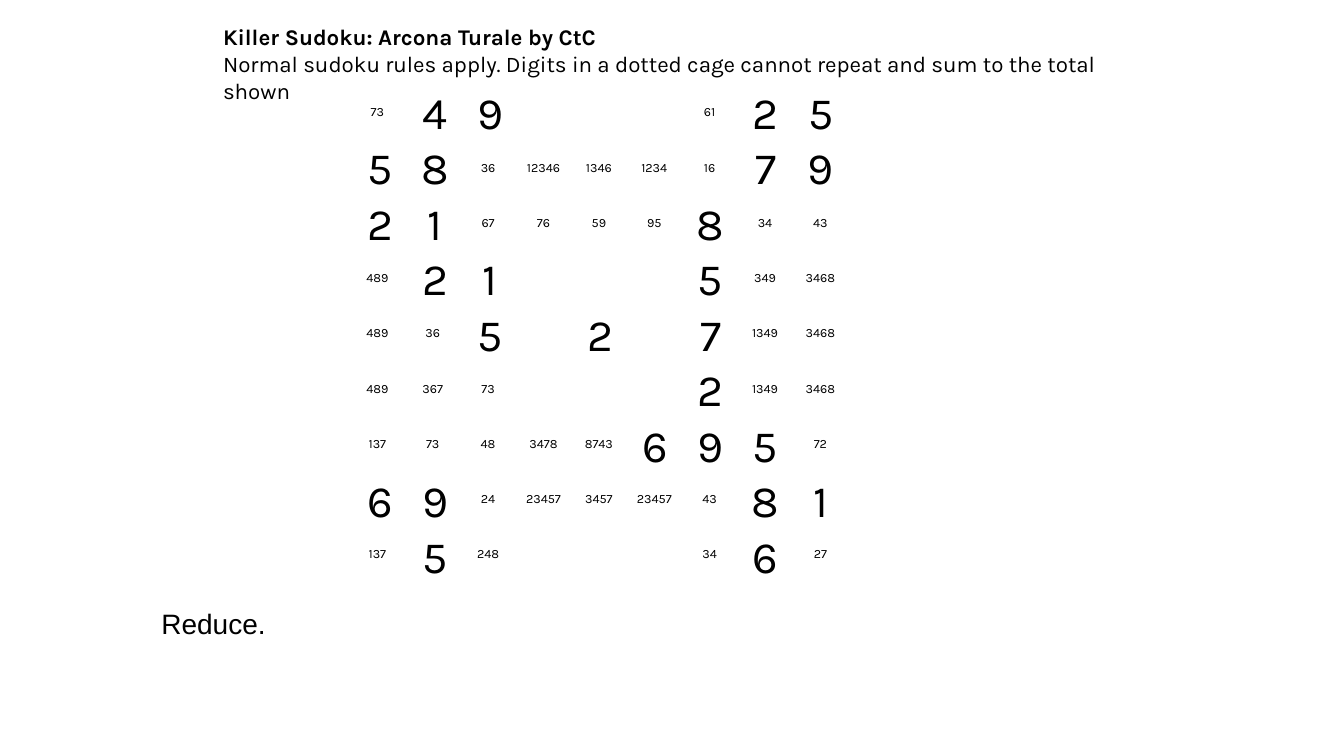
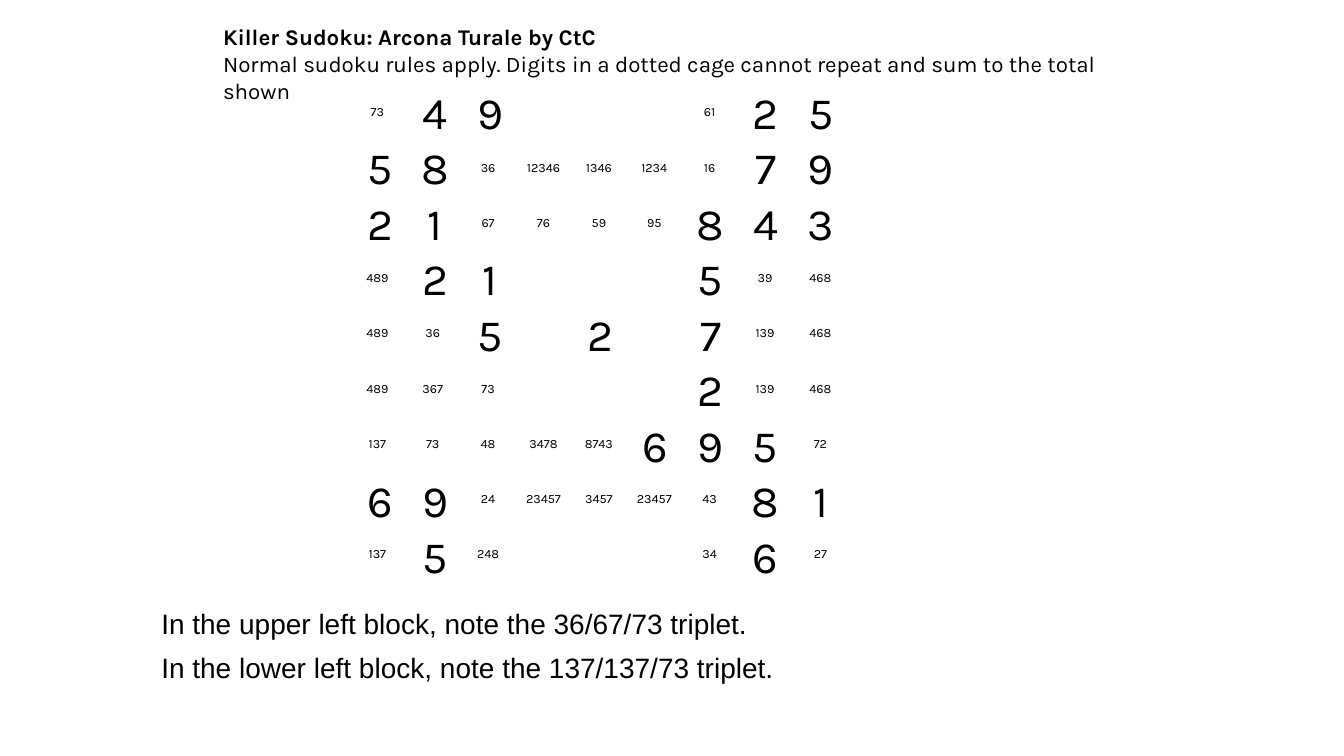
Before and after one commit to jhardis/WSJ_Number_Puzzles, a slide deck: slide 47 of 20261003_1.pptx (slide 46 before the commit). Drawn at 1344x756 pixels with LibreOffice and Linux fonts; fonts in the diff are those of the drawing; background and template pictures are left out. Boxes give left, top, right and bottom in pixels: in the first picture for what was removed or moved away, otherwise in the second. Text is boxed around its words. In the diff, an @@ line names an element or a change of style, - is before the commit and + after.

```diff
--- a/20261003_1.pptx
+++ b/20261003_1.pptx
@@ text added at (753, 211, 778, 240), 32 pt, text #000000 @@
+4
@@ text removed at (758, 219, 772, 227) @@
-34
@@ text added at (807, 211, 833, 241), 32 pt, text #000000 @@
+3
@@ text removed at (813, 219, 827, 227) @@
-43
@@ text at (758, 274, 773, 282): text changed @@
-349
+39
@@ text at (809, 274, 831, 282): text changed @@
-3468
+468
@@ text at (756, 329, 775, 337): text changed @@
-1349
+139
@@ text at (809, 329, 831, 337): text changed @@
-3468
+468
@@ text at (756, 385, 775, 393): text changed @@
-1349
+139
@@ text at (809, 385, 831, 393): text changed @@
-3468
+468
@@ text at (161, 613, 773, 683): text changed @@
-Reduce.
+In the upper left block, note the 36/67/73 triplet.
+In the lower left block, note the 137/137/73 triplet.
```
Also in this commit, not shown: 26 other slides changed, 4 slides removed.
